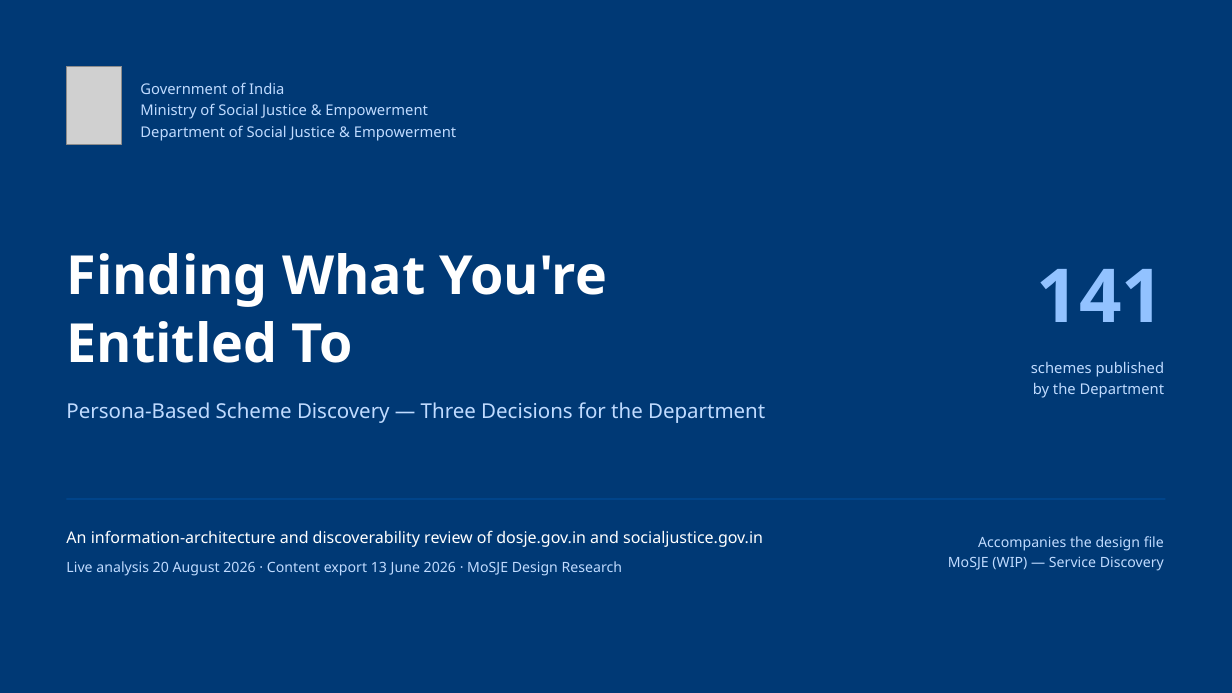
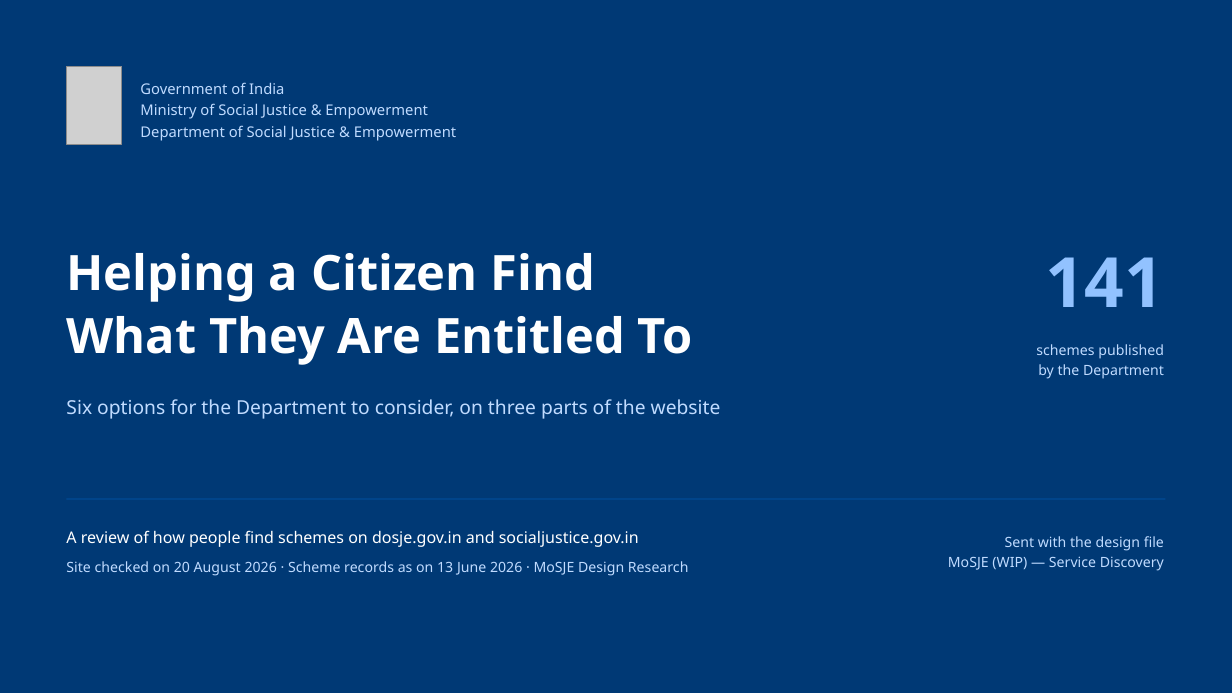
Before and after one commit to AkashShivanand/mosje, a slide deck: slide 1 of docs/plans/MoSJE-Persona-Scheme-Discovery.pptx. Drawn at 1232x693 pixels with LibreOffice and Linux fonts; fonts in the diff are those of the drawing; grey boxes stand for pictures. Boxes give left, top, right and bottom in pixels: in the first picture for what was removed or moved away, otherwise in the second. Text is boxed around its words. In the diff, an @@ line names an element or a change of style, - is before the commit and + after.

```diff
--- a/docs/plans/MoSJE-Persona-Scheme-Discovery.pptx
+++ b/docs/plans/MoSJE-Persona-Scheme-Discovery.pptx
@@ text "141": place and size @@
-text "141" at bbox=[1037, 269, 1165, 322]
+text "141" at bbox=[1045, 257, 1164, 307]
@@ text "141" at bbox=[1045, 257, 1164, 307]: size 58 to 54 pt @@
@@ text at bbox=[66, 253, 693, 365]: text changed; size 42 to 38 pt @@
-Finding What You're
-Entitled To
+Helping a Citizen Find
+What They Are Entitled To
@@ text "schemes published": place and size @@
-text "schemes published" at bbox=[1031, 361, 1165, 398]
+text "schemes published" at bbox=[1036, 344, 1164, 379]
@@ text "schemes published" at bbox=[1036, 344, 1164, 379]: size 11.5 to 11 pt @@
@@ text at bbox=[66, 399, 721, 419]: text changed; size 16 to 15 pt @@
-Persona-Based Scheme Discovery — Three Decisions for the Department
+Six options for the Department to consider, on three parts of the website
@@ text at bbox=[66, 530, 639, 547]: text changed @@
-An information-architecture and discoverability review of dosje.gov.in and socialjustice.gov.in
+A review of how people find schemes on dosje.gov.in and socialjustice.gov.in
@@ text at bbox=[1005, 536, 1164, 551]: text changed @@
-Accompanies the design file
+Sent with the design file
@@ text at bbox=[66, 561, 689, 576]: text changed @@
-Live analysis 20 August 2026 · Content export 13 June 2026 · MoSJE Design Research
+Site checked on 20 August 2026 · Scheme records as on 13 June 2026 · MoSJE Design Research
```
Also in this commit, not shown: 5 other slides changed, 6 slides added, 2 slides removed, 3 other files.
